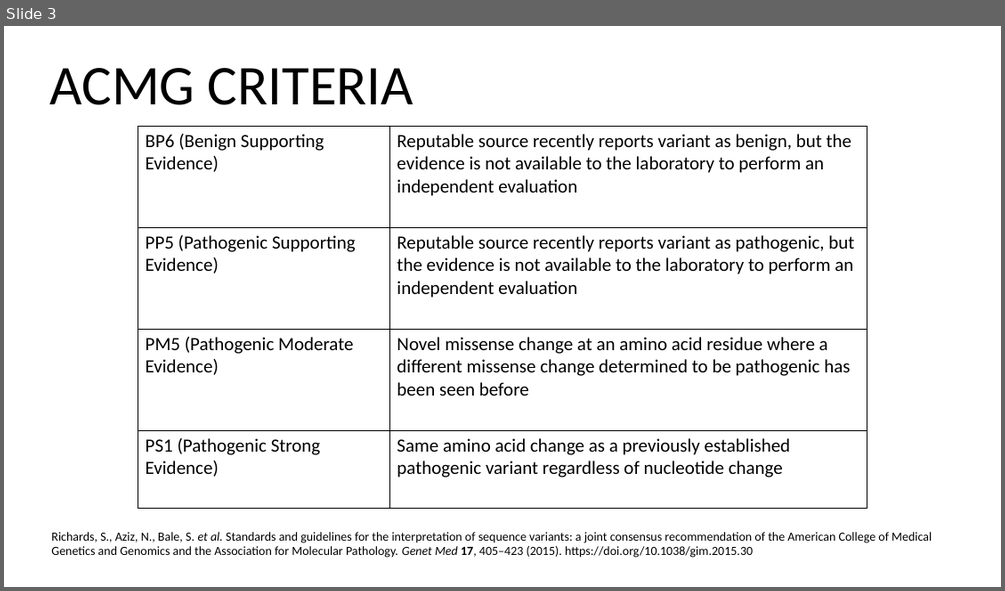
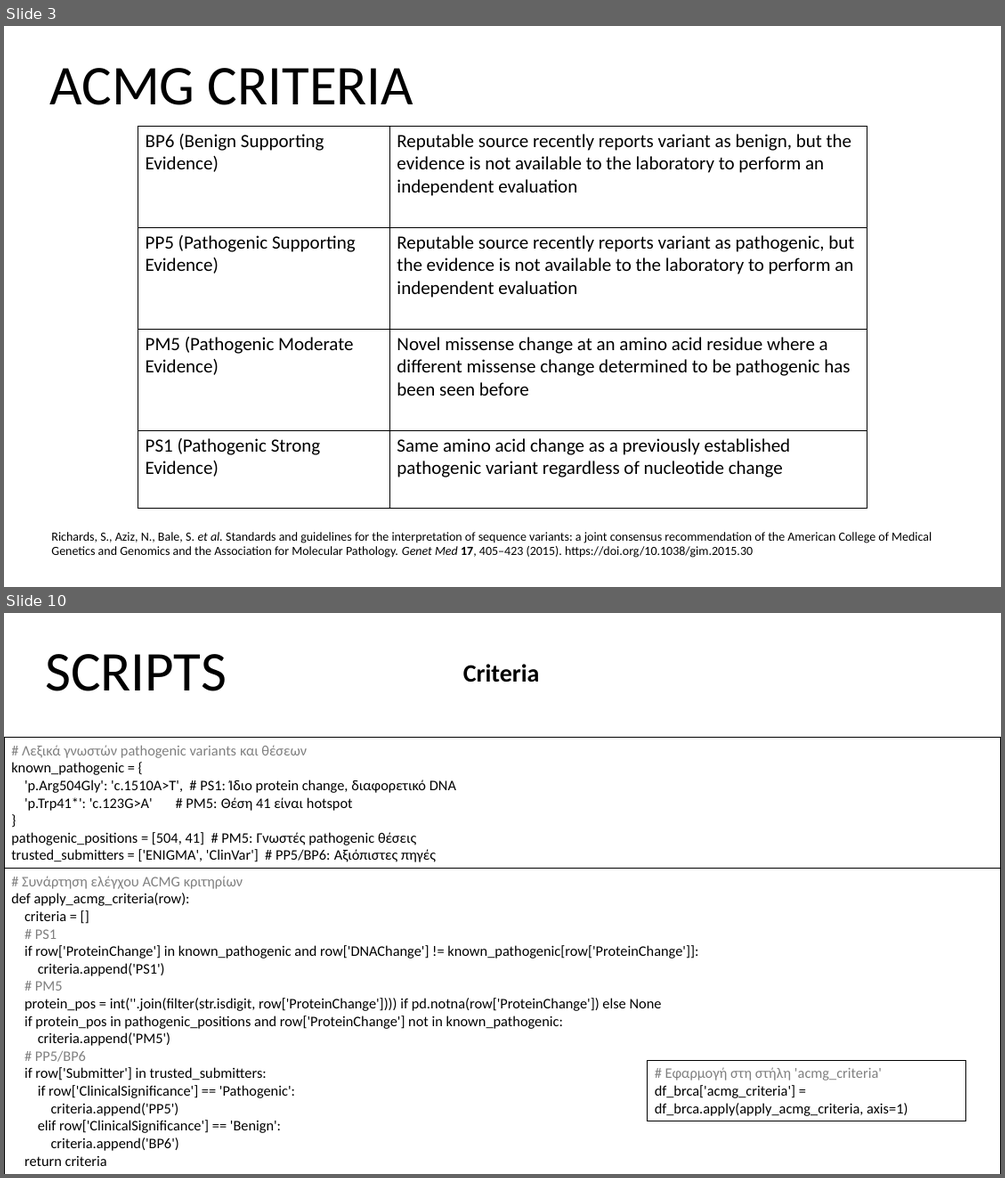
Before and after one commit to iliaanaa/genekor, a slide deck: intro.pptx. Shown one above the other, each under a label of ours: slide 3 before the commit, slides 3 and 10 after it; the slides between them are not shown. The pictures are 1005x591 and 1005x1178 pixels, drawn with LibreOffice and Linux fonts; fonts in the diff are those of the drawing. Boxes give left, top, right and bottom in pixels: in the first picture for what was removed or moved away, otherwise in the second. Text is boxed around its words. In the diff, an @@ line names an element or a change of style, - is before the commit and + after.

```diff
--- a/intro.pptx
+++ b/intro.pptx
@@ slide 10 added at [4,613,1001,1174], background #FFFFFF @@
@@ text added at [45,654,226,691], 54 pt, text #000000 @@
+SCRIPTS
@@ text added at [463,664,540,682], 24 pt, text #000000, bold @@
+Criteria
@@ rectangle added at [4,737,1001,868], fill #FFFFFF, outline #000000 1 pt, 14 pt, text #000000 @@
+# Λεξικά γνωστών pathogenic variants και θέσεων
+known_pathogenic = {
+'p.Arg504Gly': 'c.1510A>T', # PS1: Ίδιο protein change, διαφορετικό DNA
+'p.Trp41*': 'c.123G>A' # PM5: Θέση 41 είναι hotspot
+}
+pathogenic_positions = [504, 41] # PM5: Γνωστές pathogenic θέσεις
+trusted_submitters = ['ENIGMA', 'ClinVar'] # PP5/BP6: Αξιόπιστες πηγές
@@ rectangle added at [4,868,1001,1174], fill #FFFFFF, outline #000000 1 pt, 14 pt, text #000000 @@
+# Συνάρτηση ελέγχου ACMG κριτηρίων
+def apply_acmg_criteria(row):
+criteria = []
+# PS1
+if row['ProteinChange'] in known_pathogenic and row['DNAChange'] != known_pathogenic[row['ProteinChange']]:
+criteria.append('PS1')
+# PM5
+protein_pos = int(''.join(filter(str.isdigit, row['ProteinChange']))) if pd.notna(row['ProteinChange']) else None
+if protein_pos in pathogenic_positions and row['ProteinChange'] not in known_pathogenic:
+criteria.append('PM5')
+# PP5/BP6
+if row['Submitter'] in trusted_submitters:
+if row['ClinicalSignificance'] == 'Pathogenic':
+criteria.append('PP5')
+elif row['ClinicalSignificance'] == 'Benign':
+criteria.append('BP6')
+return criteria
@@ rectangle added at [647,1060,966,1121], fill #FFFFFF, outline #000000 1 pt, 14 pt, text #000000 @@
+# Εφαρμογή στη στήλη 'acmg_criteria'
+df_brca['acmg_criteria'] = df_brca.apply(apply_acmg_criteria, axis=1)
```
Also in this commit, not shown: 1 slide changed, 9 other slides added, 1 slide removed.
